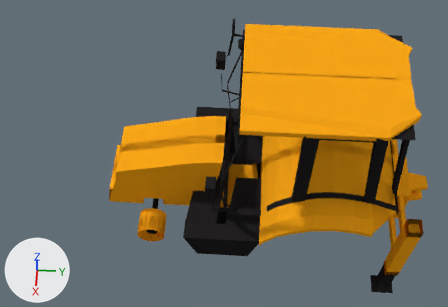
The Blender file Models/Vehicles/Land/BackHoeLoader/JCBMidiCXBackhoeLoader2014.blend as it was, and as the next commit left it.
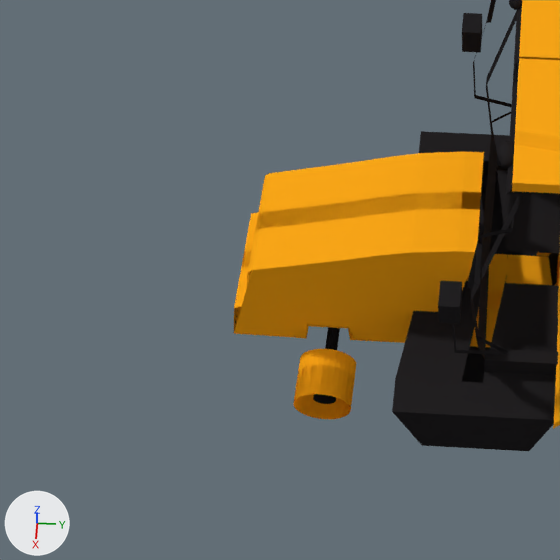
There are two pictures of each version: one whole from a 50 mm camera at (13.75, -0.78, 20.82) aimed at (-0.04, -1.59, -0.47), one close up on the part from 0% to 58% of the width and 15% to 100% of the height. Every picture has the same lights, and +X, +Y and +Z are marked at lower left.

Names of what the first close-up shows: 'Body', 'CabFrame', 'CabRoofTop', 'leftFrontRim'.
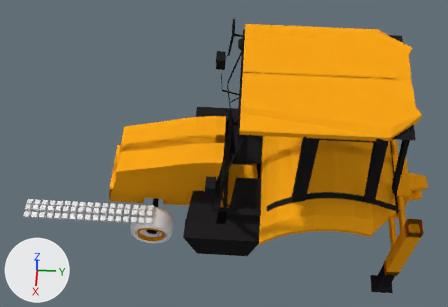
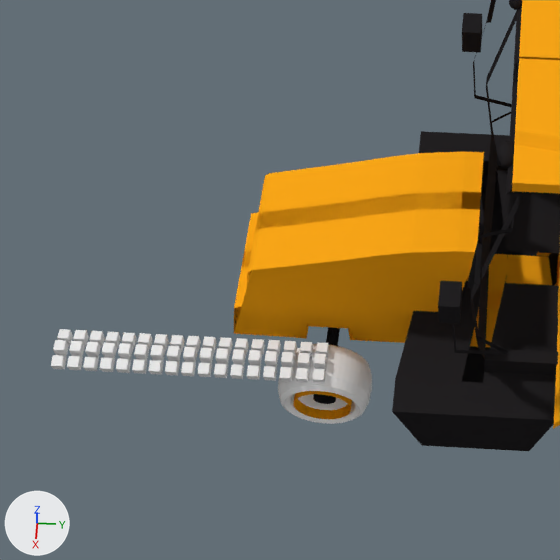
Changed parts and their boxes [x1, y1, x2, y2] in the close-ups (560 x 560 px):
'Cube.002', added
    after: [51, 329, 329, 383]
'Torus', added
    after: [278, 344, 372, 424]
'leftFrontRim', unchanged, covered by the edit
    before: [294, 349, 356, 419]
    after: [294, 391, 352, 419]

The change, as a diff of the scene's bpy script:
```diff
--- a/Models/Vehicles/Land/BackHoeLoader/JCBMidiCXBackhoeLoader2014.blend.py
+++ b/Models/Vehicles/Land/BackHoeLoader/JCBMidiCXBackhoeLoader2014.blend.py
@@ me_circle @@
+me_circle.from_pydata(...)  # 32 vertices, 0 faces, 32 loose edges; spans x -1.0..1.0, y -1.0..1.0, z 0.0
@@ me_cube_004 @@
+me_cube_004.from_pydata(...)  # 24 vertices, 20 faces; spans x -1.0..6.33, y -1.06..1.0, z -2.2..1.26
@@ me_torus @@
+me_torus.from_pydata(...)  # a torus around z (ring radius 1.0, tube radius 0.25) spanning x -1.25..1.25, y -1.25..1.25, z -0.25..0.25
@@ ob_cube_002 @@
+ob_cube_002 = bpy.data.objects.new('Cube.002', me_cube_004)
+ob_cube_002.location = (1.77, -4.53, -2.2)
+ob_cube_002.rotation_euler = (0.0, -0.137, 0.0)  # degrees (0, -7.8, 0)
+ob_cube_002.scale = (0.106, 0.106, 0.106)
+_m = ob_cube_002.modifiers.new('Array', 'ARRAY')
+_m.count = 17
+_m.use_constant_offset = True
+_m.constant_offset_displace = (0.0, 0.09, 0.0)
+_m.relative_offset_displace = (0.0, -1.5, 0.0)
+_m.offset_object = ob_frontwheelaxis
+_m.start_cap = ob_tirecircle
+_m.end_cap = ob_tirecircle
@@ ob_tirecircle @@
+ob_tirecircle = bpy.data.objects.new('TireCircle', me_circle)
+ob_tirecircle.location = (1.994, -4.553, -3.175)
+ob_tirecircle.rotation_euler = (0.0, 1.571, 0.0)  # degrees (0, 90, 0)
+ob_tirecircle.scale = (0.956, 0.956, 0.956)
@@ ob_torus @@
+ob_torus = bpy.data.objects.new('Torus', me_torus)
+ob_torus.location = (2.03, -4.55, -3.18)
+ob_torus.rotation_euler = (0.0, 1.572, 0.0)  # degrees (0, 90, 0)
+ob_torus.scale = (0.747, 0.747, 2.04)
```
